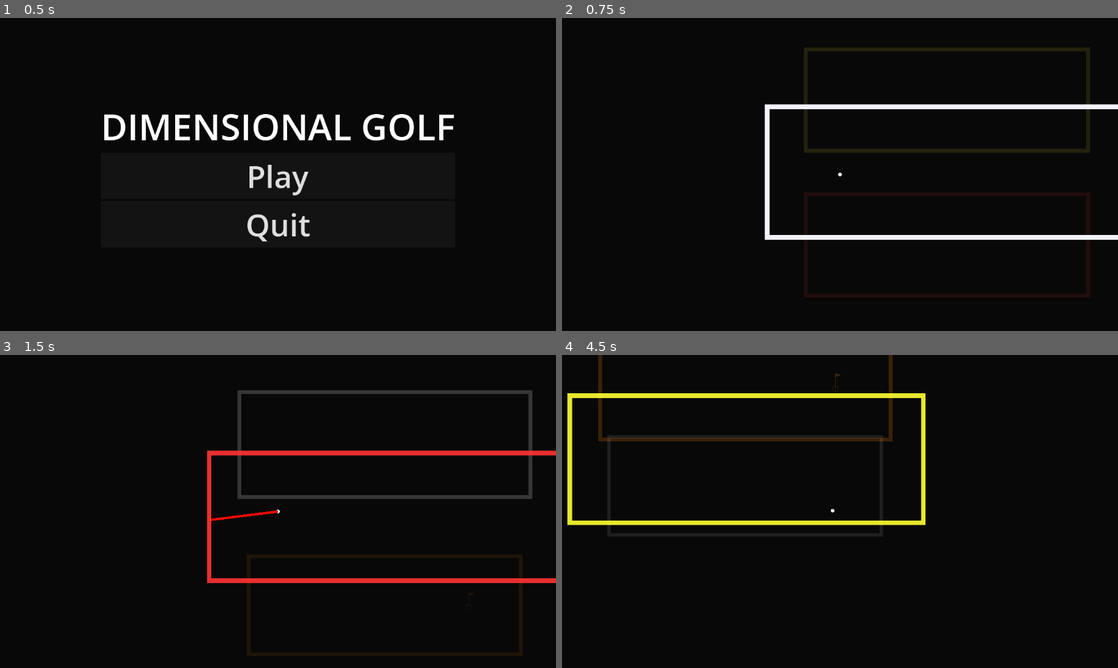
Above: before the commit, frames 1-4 (two rows, left to right).
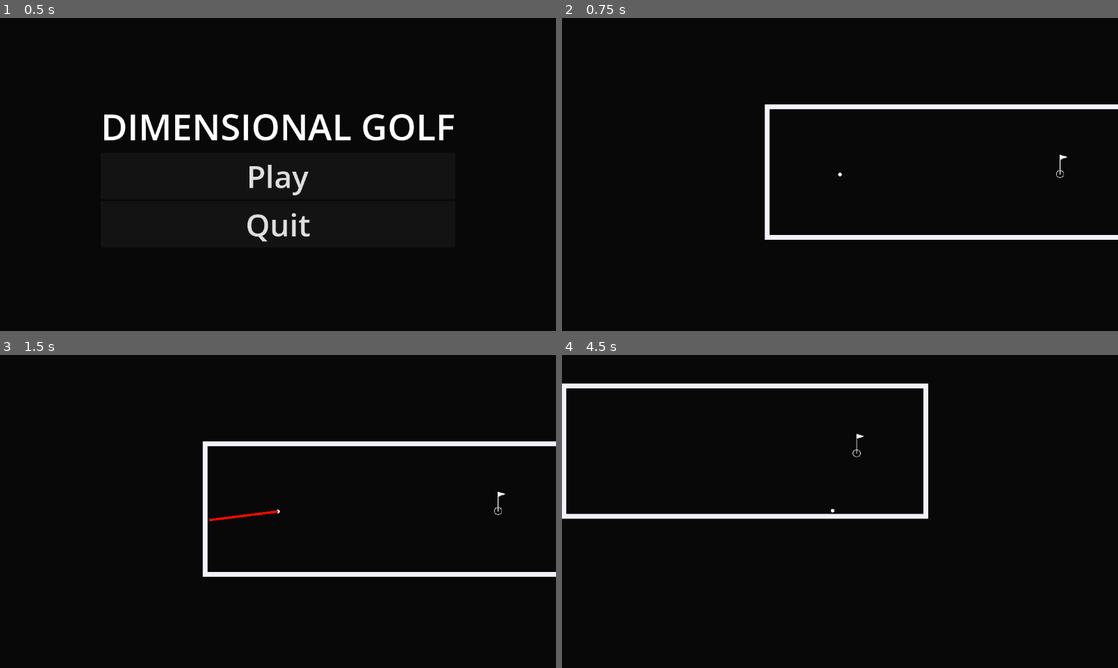
Above: after the commit, the same moments.

Repository: Renovare10/dimensional-golf
Game: Godot game, scene res://ui/MainMenu.tscn
Two runs of this game, one before a commit and one after it. Both use one fixed random seed, a clock stepped at 60 frames per second and the inputs below.
Inputs (mouse positions are in pixels of both pictures, inside the frame that each line leads up to):
- Up to frame 1 (0.5 s): no input
- Up to frame 2 (0.75 s): click "Play" at 0.5 s
- Up to frame 3 (1.5 s): tap Enter at 1.25 s; move the mouse to (400, 495) at 1.27 s; hold Q (switch_layer_next) from 1.28 s (still down); click (400, 495) at 1.42 s
- Up to frame 4 (4.5 s): release Q (switch_layer_next) at 2 s; drag from (728, 527) to (1029, 567) at 2.02 s; move the mouse to (895, 442) at 2.77 s; hold Q (switch_layer_next) 2.78-3.5 s; click (895, 442) at 2.92 s; drag from (812, 574) to (673, 464) at 3.52 s; move the mouse to (1006, 558) at 4.27 s; hold Q (switch_layer_next) from 4.28 s (still down); click (1006, 558) at 4.42 s

Frame 1 is identical in both runs. In frame 2, 2.9% of the frame differs, in the area x 43-95%, y 9-90%; in frame 3, 6.6%, in the area x 36-100%, y 11-73%; in frame 4, 6.6%.

Commit message:
Created level 2

Diff:
--- a/levels/level_01.tscn
+++ b/levels/level_01.tscn
@@ -8,7 +8,7 @@
 [ext_resource type="Script" uid="uid://8jihn6lifi80" path="res://levels/dimension_visualizer.gd" id="4_j0sdw"]
 [ext_resource type="Script" uid="uid://cx8q2ienv758f" path="res://levels/safe_area_generator.gd" id="5_jy02f"]
 
-[node name="Level01" type="Node2D" unique_id=1966821203]
+[node name="Level" type="Node2D" unique_id=1966821203]
 
 [node name="LayersContainer" type="Node2D" parent="." unique_id=1459958479]
 script = ExtResource("1_mllcm")
@@ -21,26 +21,8 @@
 position = Vector2(-613, 160)
 points = PackedVector2Array(677, -300, 1000, -300, 1000, -30, 250, -30, 250, -300, 677, -300)
 
-[node name="Layer1" type="Node2D" parent="LayersContainer" unique_id=811425883]
-
-[node name="Walls" parent="LayersContainer/Layer1" unique_id=625538307 instance=ExtResource("2_mllcm")]
-position = Vector2(-613, 160)
-points = PackedVector2Array(677, -300, 1000, -300, 1000, -30, 250, -30, 250, -300, 677, -300)
-
-[node name="Layer2" type="Node2D" parent="LayersContainer" unique_id=1606380522]
-
-[node name="Walls" parent="LayersContainer/Layer2" unique_id=506854924 instance=ExtResource("2_mllcm")]
-position = Vector2(-613, 160)
-points = PackedVector2Array(677, -300, 1000, -300, 1000, -30, 250, -30, 250, -300, 677, -300)
-
-[node name="Flag" parent="LayersContainer/Layer2" unique_id=1677740083 instance=ExtResource("3_q7ibo")]
+[node name="Flag" parent="LayersContainer/Layer0" unique_id=2137422166 instance=ExtResource("3_q7ibo")]
 position = Vector2(247, -17)
-
-[node name="Layer3" type="Node2D" parent="LayersContainer" unique_id=732556545]
-
-[node name="Walls" parent="LayersContainer/Layer3" unique_id=1183577367 instance=ExtResource("2_mllcm")]
-position = Vector2(-613, 160)
-points = PackedVector2Array(677, -300, 1000, -300, 1000, -30, 250, -30, 250, -300, 677, -300)
 
 [node name="Visualizer" type="Node" parent="LayersContainer" unique_id=1980243637]
 script = ExtResource("4_j0sdw")
--- a/levels/level_02.tscn
+++ b/levels/level_02.tscn
@@ -1,20 +1,68 @@
-[gd_scene format=3 uid="uid://3xwskkj0v6l7"]
+[gd_scene format=3 uid="uid://iotidj2weygv"]
 
 [ext_resource type="PackedScene" uid="uid://dmyjh8yqt7xgn" path="res://actors/GolfBall.tscn" id="1_h518d"]
+[ext_resource type="Script" uid="uid://d1ialuwo58pk4" path="res://levels/dimension_manager.gd" id="1_mihb8"]
 [ext_resource type="PackedScene" uid="uid://5vkn5g6f1cej" path="res://obstacles/Wall.tscn" id="2_didps"]
 [ext_resource type="PackedScene" uid="uid://3jswqjkbebjp" path="res://obstacles/flag.tscn" id="3_gia0r"]
+[ext_resource type="Script" uid="uid://8jihn6lifi80" path="res://levels/dimension_visualizer.gd" id="4_2owmk"]
 [ext_resource type="PackedScene" uid="uid://bxlt1jm4afnon" path="res://camera/Camera.tscn" id="4_mihb8"]
+[ext_resource type="Script" uid="uid://cx8q2ienv758f" path="res://levels/safe_area_generator.gd" id="5_cwmx8"]
+[ext_resource type="Theme" uid="uid://c7pghx5dlqhfd" path="res://ui/GameText.tres" id="8_2owmk"]
 
-[node name="LevelMenu" type="Node2D" unique_id=1966821203]
+[node name="Level" type="Node2D" unique_id=1966821203]
+
+[node name="LayersContainer" type="Node2D" parent="." unique_id=1459958479]
+script = ExtResource("1_mihb8")
+dimension_colors = Array[Color]([Color(0.95, 0.95, 0.98, 1), Color(1, 0.2, 0.2, 1), Color(1, 0.55, 0, 1), Color(1, 1, 0.2, 1), Color(0.2, 1, 0.2, 1), Color(0.2, 0.65, 1, 1), Color(0.55, 0.1, 1, 1), Color(0.85, 0.1, 0.9, 1)])
+transition_time = 0.1
+
+[node name="Layer0" type="Node2D" parent="LayersContainer" unique_id=155930399]
+
+[node name="Walls" parent="LayersContainer/Layer0" unique_id=1492645752 instance=ExtResource("2_didps")]
+position = Vector2(-613, 160)
+points = PackedVector2Array(677, -300, 1000, -300, 1000, -30, 250, -30, 250, -300, 677, -300)
+
+[node name="Layer1" type="Node2D" parent="LayersContainer" unique_id=541906076]
+
+[node name="Walls" parent="LayersContainer/Layer1" unique_id=1180231711 instance=ExtResource("2_didps")]
+position = Vector2(-613, 160)
+points = PackedVector2Array(677, -300, 1000, -300, 1000, -30, 250, -30, 250, -300, 677, -300)
+
+[node name="Flag" parent="LayersContainer/Layer1" unique_id=2137422166 instance=ExtResource("3_gia0r")]
+position = Vector2(247, -17)
+this_level = 1
+
+[node name="Visualizer" type="Node" parent="LayersContainer" unique_id=1980243637]
+script = ExtResource("4_2owmk")
+nearby_opacity = 0.1
+
+[node name="SafeAreaGenerator" type="Node" parent="LayersContainer" unique_id=652171937]
+script = ExtResource("5_cwmx8")
 
 [node name="GolfBall" parent="." unique_id=108662463 instance=ExtResource("1_h518d")]
 position = Vector2(-212, 0)
 
-[node name="Line2D" parent="." unique_id=1492645752 instance=ExtResource("2_didps")]
-position = Vector2(-613, 160)
-points = PackedVector2Array(677, -300, 1000, -300, 1000, -30, 250, -30, 250, -300, 677, -300)
+[node name="Camera" parent="." unique_id=355739319 instance=ExtResource("4_mihb8")]
 
-[node name="Flag" parent="." unique_id=1677740083 instance=ExtResource("3_gia0r")]
-position = Vector2(247, -17)
+[node name="Control" type="Control" parent="." unique_id=1020876526]
+layout_mode = 3
+anchors_preset = 15
+anchor_right = 1.0
+anchor_bottom = 1.0
+grow_horizontal = 2
+grow_vertical = 2
 
-[node name="Camera" parent="." unique_id=355739319 instance=ExtResource("4_mihb8")]
+[node name="MarginContainer" type="MarginContainer" parent="Control" unique_id=57970691]
+layout_mode = 0
+offset_left = -138.0
+offset_top = -252.0
+offset_right = 137.0
+offset_bottom = -197.0
+
+[node name="VBoxContainer" type="VBoxContainer" parent="Control/MarginContainer" unique_id=2071368861]
+layout_mode = 2
+
+[node name="Label" type="Label" parent="Control/MarginContainer/VBoxContainer" unique_id=968417099]
+layout_mode = 2
+theme = ExtResource("8_2owmk")
+text = "Q - E"
--- /dev/null
+++ b/ui/GameText.tres
@@ -0,0 +1,7 @@
+[gd_resource type="Theme" format=3 uid="uid://c7pghx5dlqhfd"]
+
+[ext_resource type="FontFile" uid="uid://cxb08r4fua8cd" path="res://ui/fonts/PressStart2P-Regular.ttf" id="1_qpqbh"]
+
+[resource]
+default_font = ExtResource("1_qpqbh")
+default_font_size = 55
